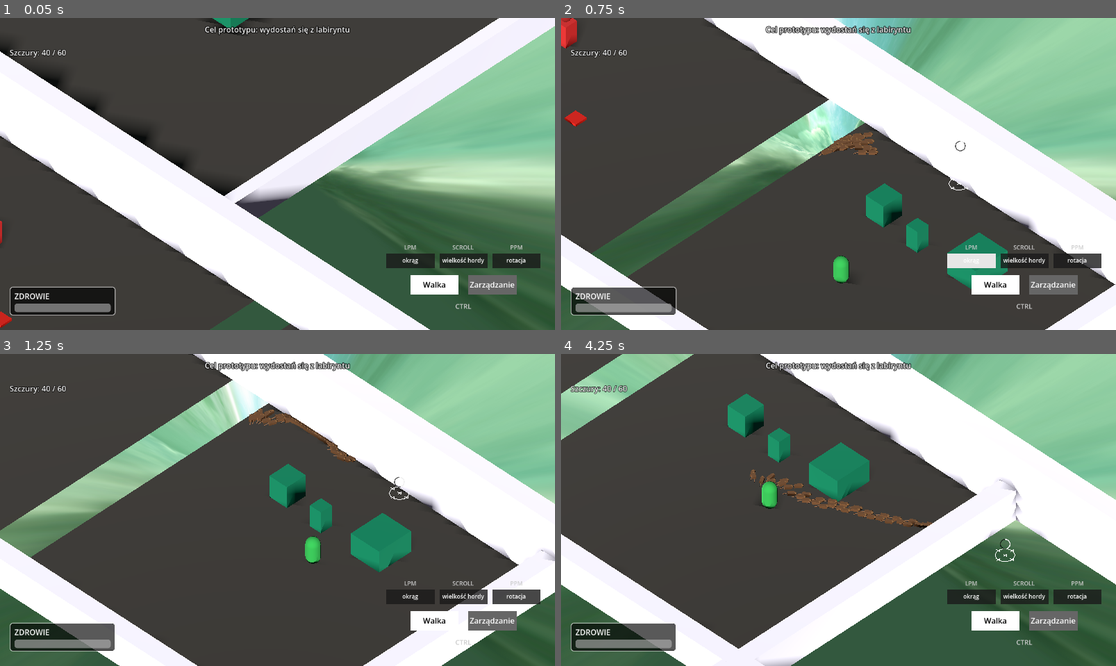
Above: before the commit, frames 1-4 (two rows, left to right).
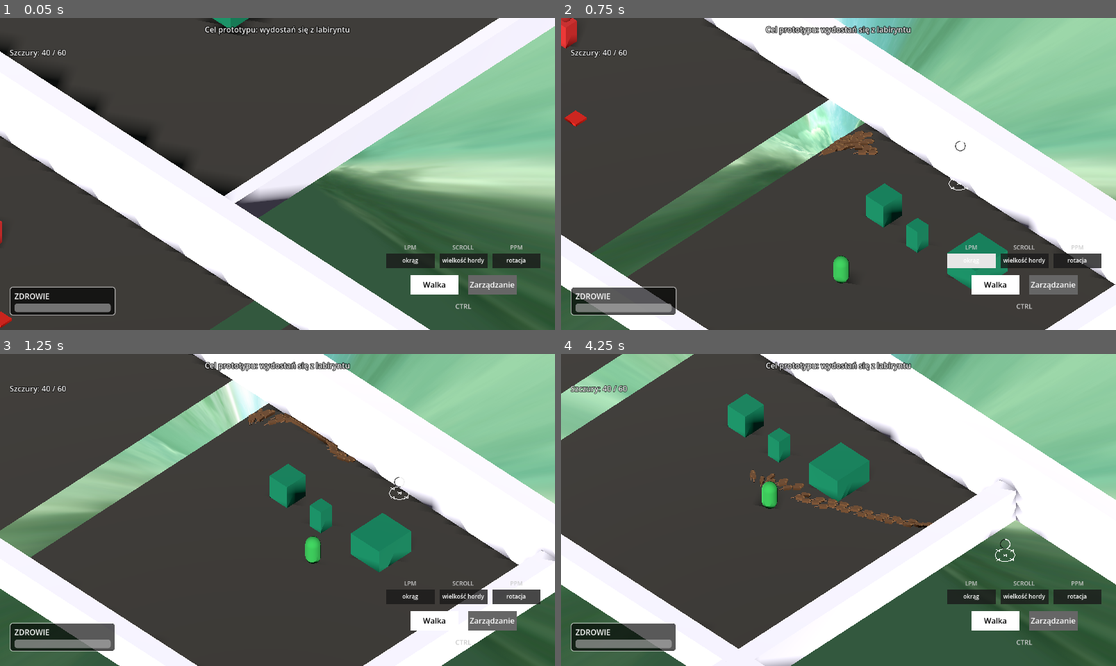
Above: after the commit, the same moments.

Repository: VirtuaIL/ZTGK-Prototyp
Game: Godot game, scene res://scenes/main.tscn
Same seed, same stepped clock (60 frames per second), same inputs: the game is played once before the commit and once after it.
Inputs (mouse positions are in pixels of both pictures, inside the frame that each line leads up to):
- Up to frame 1 (0.05 s): no input
- Up to frame 2 (0.75 s): tap Enter at 0.5 s; move the mouse to (960, 158) at 0.52 s; hold D (move_right) from 0.53 s (still down); hold Space (recall_rats) from 0.53 s (still down); click (960, 158) at 0.67 s
- Up to frame 3 (1.25 s): keep holding D (move_right); keep holding Space (recall_rats)
- Up to frame 4 (4.25 s): release D (move_right) at 1.25 s; release Space (recall_rats) at 1.25 s; drag from (727, 525) to (810, 572) at 1.27 s; move the mouse to (894, 441) at 2.02 s; hold D (move_right) 2.03-2.75 s; hold Space (recall_rats) 2.03-2.75 s; drag from (810, 572) to (672, 463) at 2.77 s; move the mouse to (1005, 556) at 3.52 s; hold A (move_left) from 3.53 s (still down); hold Space (recall_rats) from 3.53 s (still down)

Frame 1 is identical in both runs. In frame 2, less than 0.1% of the frame differs, in the area x 46-60%, y 36-45%; in frame 3, 0.1%; in frame 4, 0.2%, in the area x 34-67%, y 36-56%.

Commit message:
fixing errors

Diff:
--- a/scripts/enemy.gd
+++ b/scripts/enemy.gd
@@ -73,6 +73,8 @@
 
 
 func _physics_process(delta: float) -> void:
+	if _is_dead:
+		return
 	# ── Gravity ──
 	if not is_on_floor():
 		velocity.y -= ProjectSettings.get_setting("physics/3d/default_gravity") * delta * 5.0
@@ -99,12 +101,10 @@
 		AIState.PASSIVE:
 			velocity.x = 0.0
 			velocity.z = 0.0
-			move_and_slide()
 			return
 		AIState.DEAD:
 			velocity.x = 0.0
 			velocity.z = 0.0
-			move_and_slide()
 			return
 		AIState.WANDER:
 			_process_wander(delta)
@@ -297,13 +297,16 @@
 	if _is_dead:
 		return
 	_is_dead = true
+	set_physics_process(false)
 	ai_state = AIState.DEAD
 	damage_cooldowns.clear()
 	collision_layer = 0
 	collision_mask = 0
 
+	var body: MeshInstance3D = get_child(0) as MeshInstance3D
 	var tween := create_tween()
-	tween.tween_property(self, "scale", Vector3(0, 0, 0), 0.3).set_ease(Tween.EASE_IN)
+	if body:
+		tween.tween_property(body, "scale", Vector3(0, 0, 0), 0.3).set_ease(Tween.EASE_IN)
 	tween.tween_callback(func() -> void:
 		visible = false
 	)
@@ -313,8 +316,12 @@
 
 func _respawn() -> void:
 	_is_dead = false
+	set_physics_process(true)
 	visible = true
 	scale = Vector3.ONE
+	var body: MeshInstance3D = get_child(0) as MeshInstance3D
+	if body:
+		body.scale = Vector3.ONE
 	global_transform = _spawn_transform
 	health = max_health
 	_update_hp_bar()
--- a/scripts/rat_manager.gd
+++ b/scripts/rat_manager.gd
@@ -779,6 +779,8 @@
 	if _build_force_timer <= 0.0:
 		for rat in rats:
 			if rat.state == rat.State.TRAVEL_TO_BUILD:
+				if not is_instance_valid(rat) or not rat.is_inside_tree():
+					continue
 				rat.state = rat.State.WAITING_FOR_FORMATION
 				rat.global_position = rat.build_target
 				rat.velocity = Vector3.ZERO
@@ -807,6 +809,8 @@
 
 	var static_rats: Array = []
 	for rat in rats:
+		if not is_instance_valid(rat) or not rat.is_inside_tree():
+			continue
 		if carrier_rats.has(rat):
 			continue
 		if rat.state == rat.State.STATIC:
@@ -832,9 +836,9 @@
 		cyl.radius = radius
 		cyl.height = height
 		cyl.sides = 12
-		cyl.global_position = rat.global_position + Vector3(0, y_offset, 0)
 		cyl.material = mat
 		unified_shape_combiner.add_child(cyl)
+		cyl.global_position = rat.global_position + Vector3(0, y_offset, 0)
 
 	var connection_threshold = 1.3
 	var max_connections_per_rat = 4
@@ -862,6 +866,7 @@
 			var box = CSGBox3D.new()
 			box.size = Vector3(radius * 2.0, height, dist)
 			var center = (pos_a + pos_b) / 2.0
+			unified_shape_combiner.add_child(box)
 			box.global_position = center + Vector3(0, y_offset, 0)
 
 			if dist > 0.001:
@@ -872,7 +877,6 @@
 				box.look_at_from_position(box.global_position, box.global_position + forward, up)
 
 			box.material = mat
-			unified_shape_combiner.add_child(box)
 			connections_made += 1
 
 
Not shown: 1 places in scenes/main.tscn that only renumber resources
